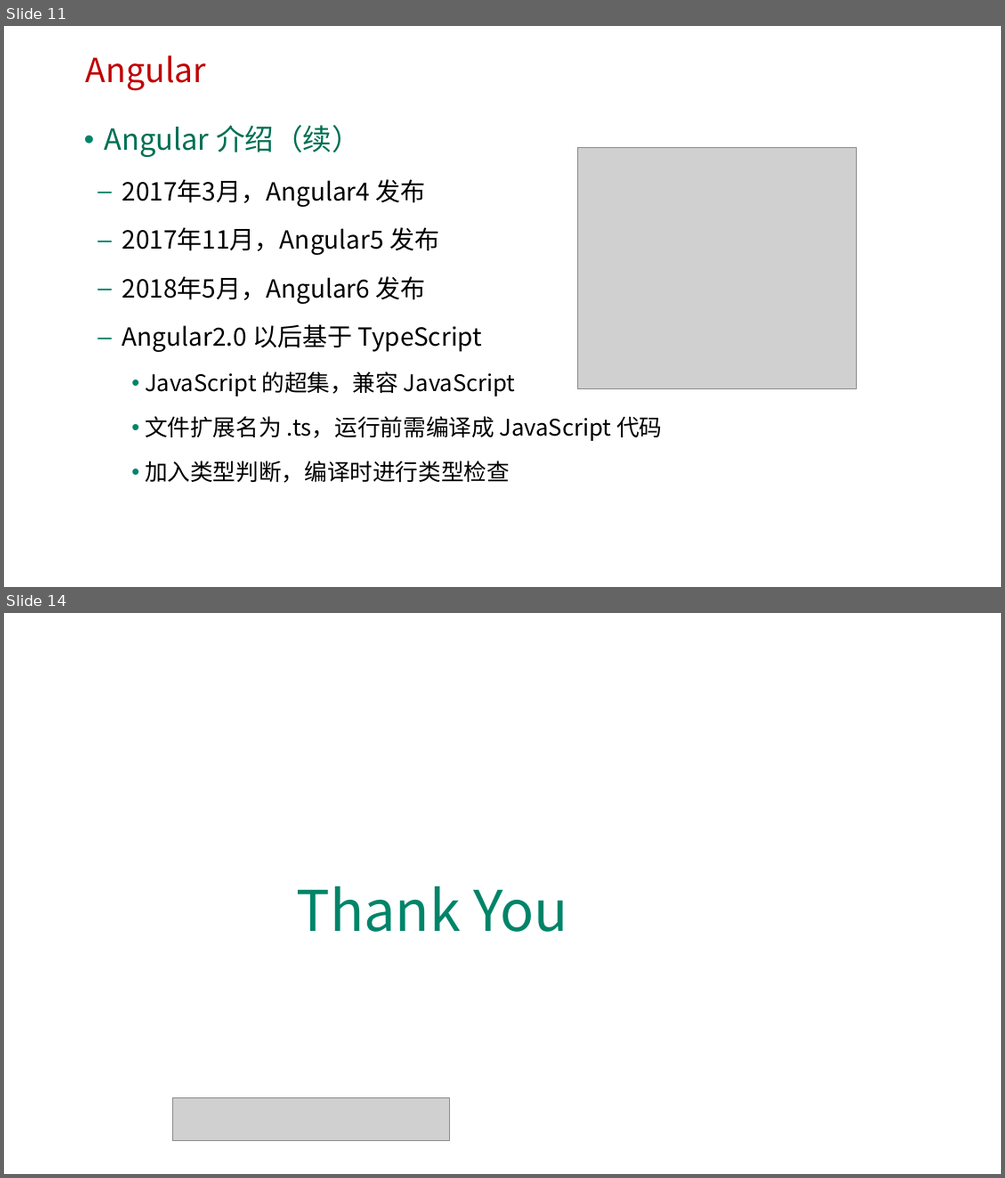
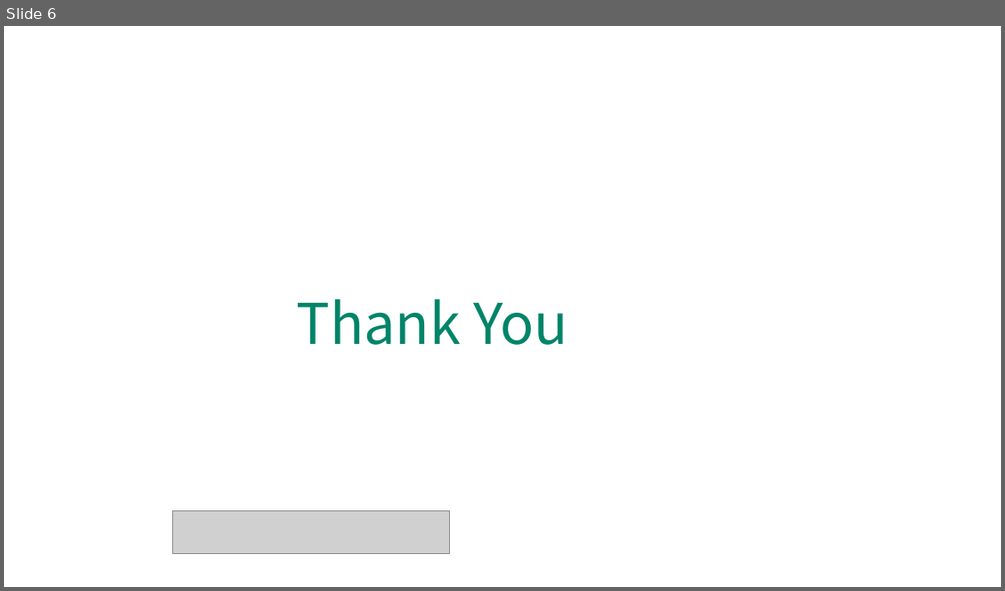
Before and after one commit to HL1115/react, a slide deck: reactjs/ppt/1-1 React简介.pptx. Shown one above the other, each under a label of ours: slides 11 and 14 before the commit, slide 6 after it; the slides between them are not shown. The pictures are 1005x1178 and 1005x591 pixels, drawn with LibreOffice and Linux fonts; fonts in the diff are those of the drawing; grey boxes stand for pictures; background and template pictures are left out. Boxes give left, top, right and bottom in pixels: in the first picture for what was removed or moved away, otherwise in the second. Text is boxed around its words. In the diff, an @@ line names an element or a change of style, - is before the commit and + after.

```diff
--- a/reactjs/ppt/1-1 React简介.pptx
+++ b/reactjs/ppt/1-1 React简介.pptx
@@ slide 11 removed at (x1=4, y1=26, x2=1001, y2=587), background picture (left out) @@
@@ text removed at (x1=86, y1=55, x2=206, y2=91) @@
-Angular
@@ text removed at (x1=104, y1=125, x2=662, y2=483) @@
-• Angular 介绍（续）
-  – 2017年3月，Angular4 发布
-  – 2017年11月，Angular5 发布
-  – 2018年5月，Angular6 发布
-  – Angular2.0 以后基于 TypeScript
-    • JavaScript 的超集，兼容 JavaScript
-    • 文件扩展名为 .ts，运行前需编译成 JavaScript 代码
-    • 加入类型判断，编译时进行类型检查
@@ picture removed at (x1=577, y1=147, x2=857, y2=388) @@
@@ what was slide 14 is now slide 6 @@
```
Also in this commit, not shown: 1 slide changed, 4 slides added, 11 other slides removed, 1 other file.
